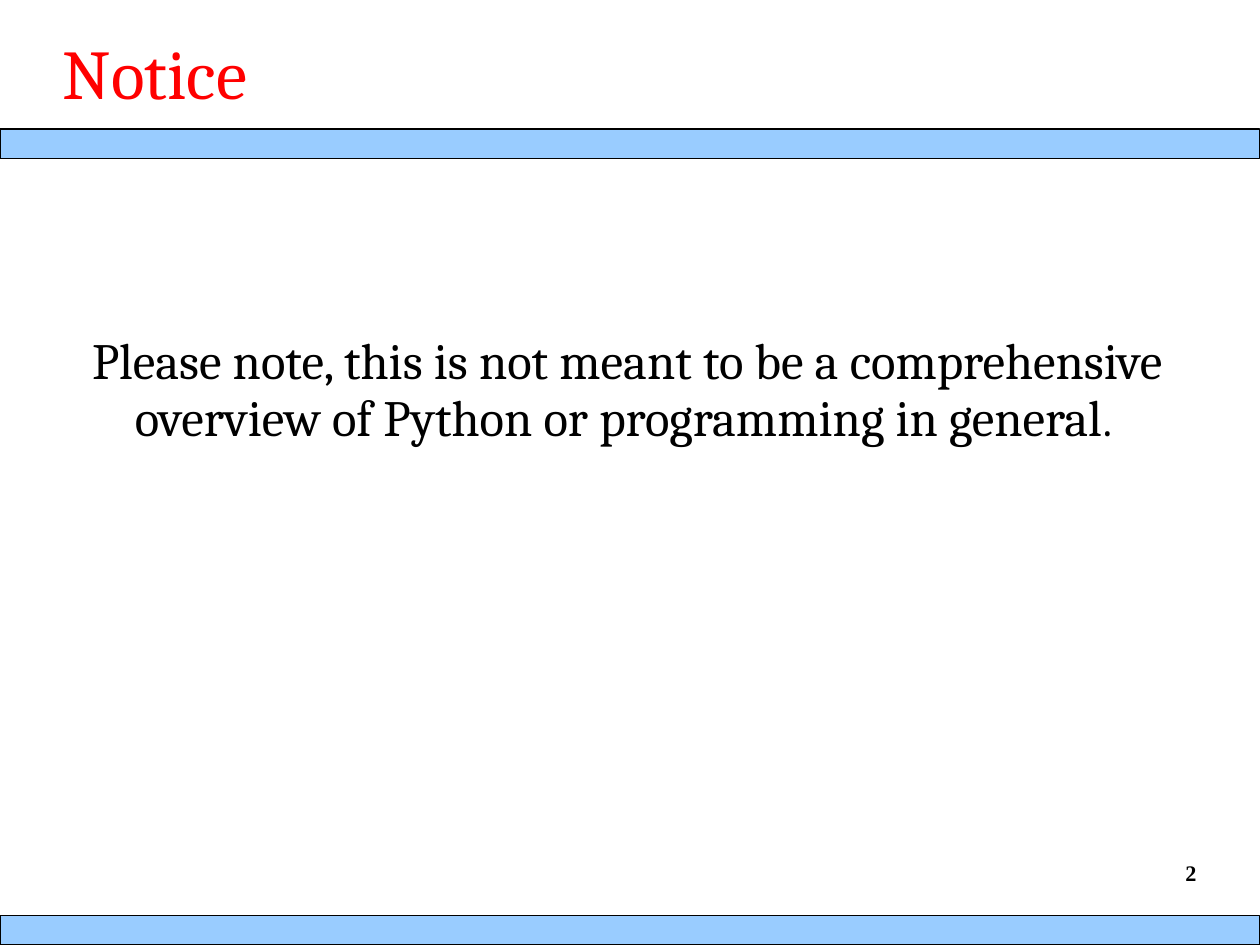
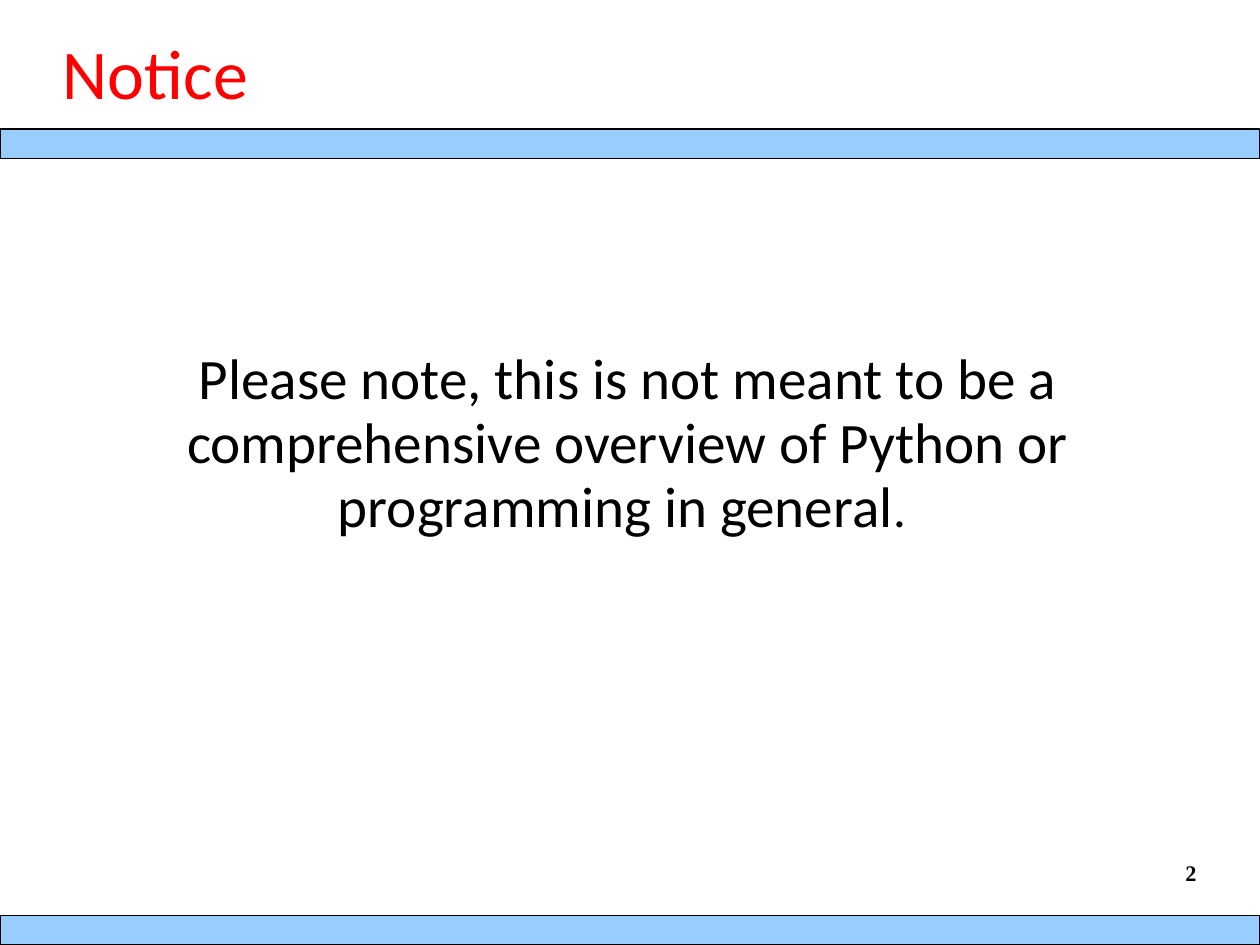
Before and after one commit to berradais/DNA-2021-2022, a slide deck: slide 2 of 2-Python_Basis/00.Python overview.ppt. Drawn at 1260x945 pixels with LibreOffice and Linux fonts; fonts in the diff are those of the drawing; background and template pictures are left out. Boxes give left, top, right and bottom in pixels: in the first picture for what was removed or moved away, otherwise in the second. Text is boxed around its words. In the diff, an @@ line names an element or a change of style, - is before the commit and + after.

```diff
--- a/2-Python_Basis/00.Python overview.ppt
+++ b/2-Python_Basis/00.Python overview.ppt
@@ title "Notice" at box(63, 50, 248, 100): font Cambria to Calibri @@
@@ text "Please note, this is not ..." at box(187, 359, 1068, 537): size 32 to 36 pt, font Cambria to Calibri; size 28 to 32 pt in "general." @@
```
Also in this commit, not shown: 1 other slide changed.
